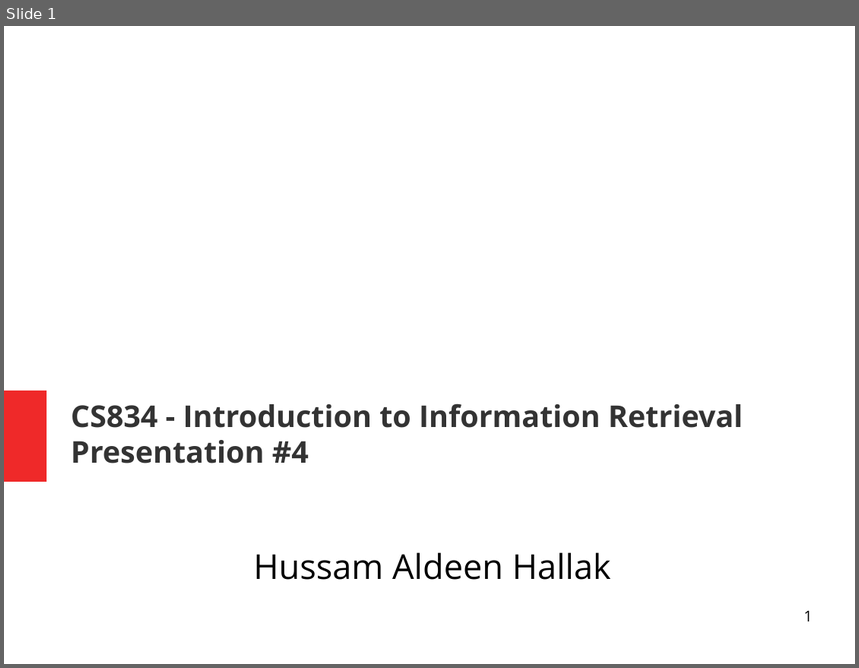
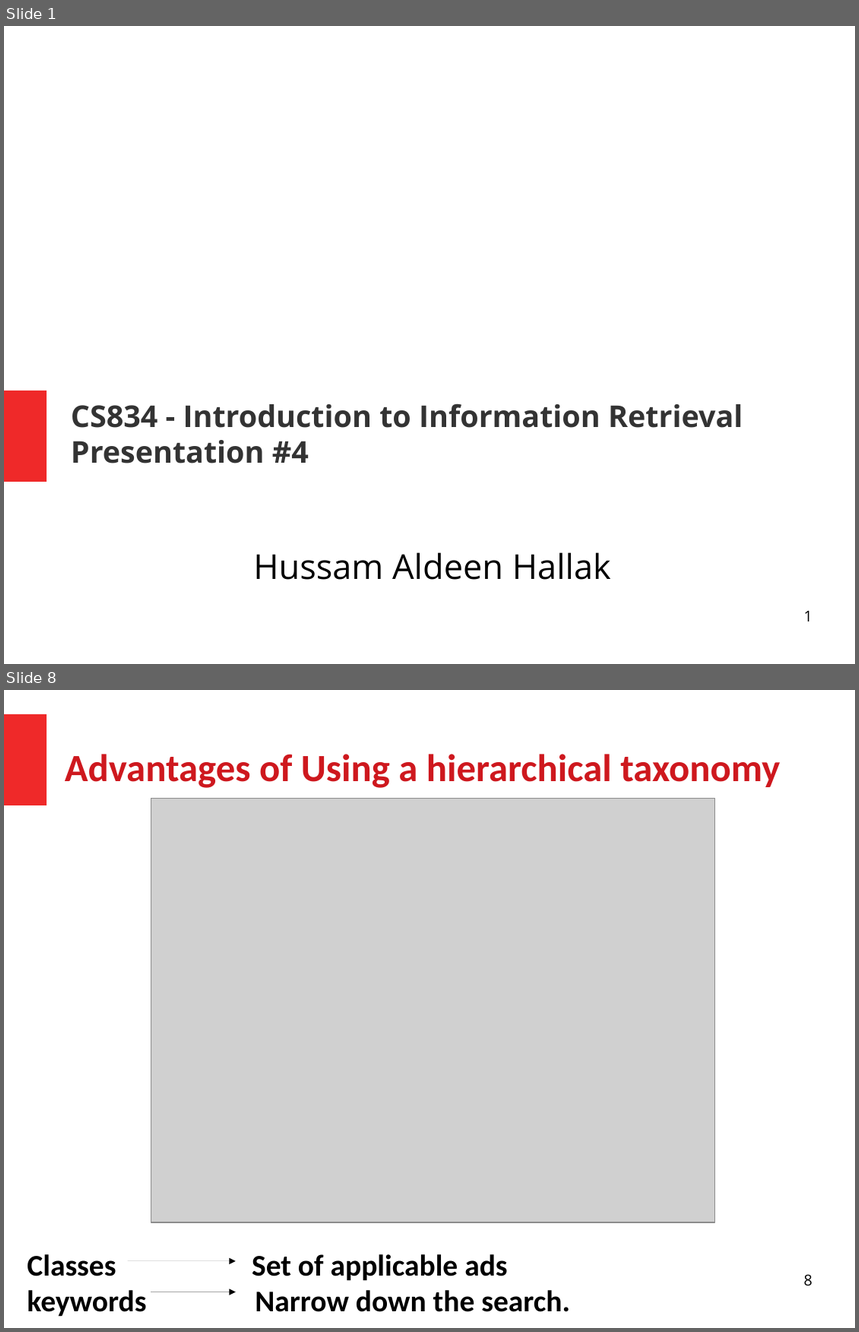
Before and after one commit to HussamHallak/cs834-f17, a slide deck: assignments/P4/P4.odp. Shown one above the other, each under a label of ours: slide 1 before the commit, slides 1 and 8 after it; the slides between them are not shown. The pictures are 859x668 and 859x1332 pixels, drawn with LibreOffice and Linux fonts; fonts in the diff are those of the drawing; grey boxes stand for pictures. Boxes give left, top, right and bottom in pixels: in the first picture for what was removed or moved away, otherwise in the second. Text is boxed around its words. In the diff, an @@ line names an element or a change of style, - is before the commit and + after.

```diff
--- a/assignments/P4/P4.odp
+++ b/assignments/P4/P4.odp
@@ slide 8 added at (4, 690, 855, 1328), background #FFFFFF @@
@@ rectangle added at (4, 714, 47, 805), fill #EF2929 @@
@@ title added at (65, 754, 780, 788), 36 pt, text #CE181E, bold @@
+Advantages of Using a hierarchical taxonomy
@@ picture added at (151, 799, 715, 1223) @@
@@ text added at (27, 1255, 570, 1312), 28 pt, text #000000, bold @@
+Classes Set of applicable ads
+keywords Narrow down the search.
@@ arrow added from (128, 1262) to (236, 1262), #000000 0 pt @@
@@ page number added at (804, 1274, 813, 1287), 14 pt, text #000000 @@
+8
@@ arrow added from (151, 1293) to (236, 1293), #000000 0 pt @@
```
Also in this commit, not shown: 2 slides changed, 42 other slides added, 40 slides removed, 36 other files.
